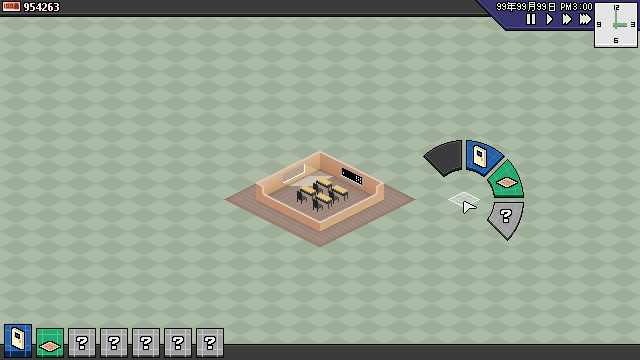
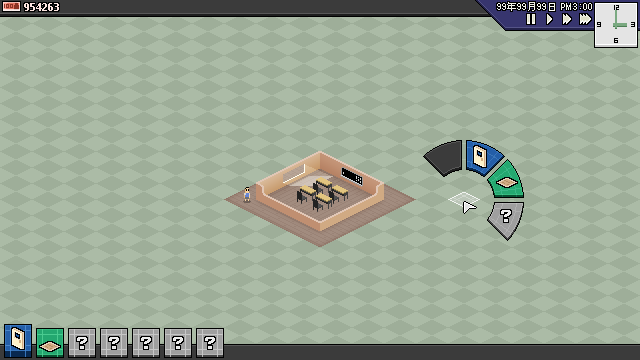
Layers edited between the first and the second (640, 360) image:
showed group "char" (5 layers) over <box>243,187,251,203</box>
added layer "图层 47" in group "char" over <box>244,187,250,201</box>
added layer "图层 48" (30%) in group "char" over <box>243,200,251,203</box>
